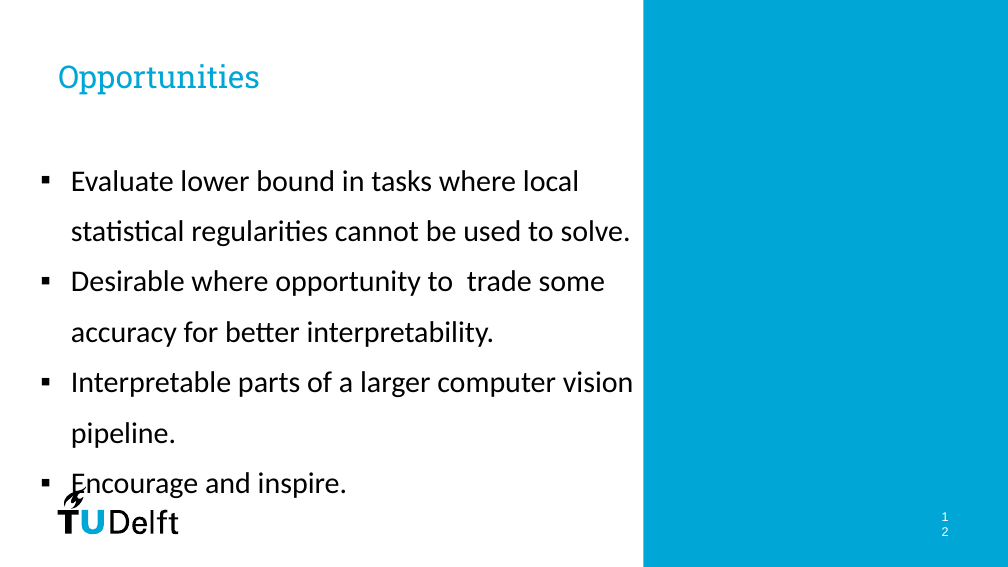
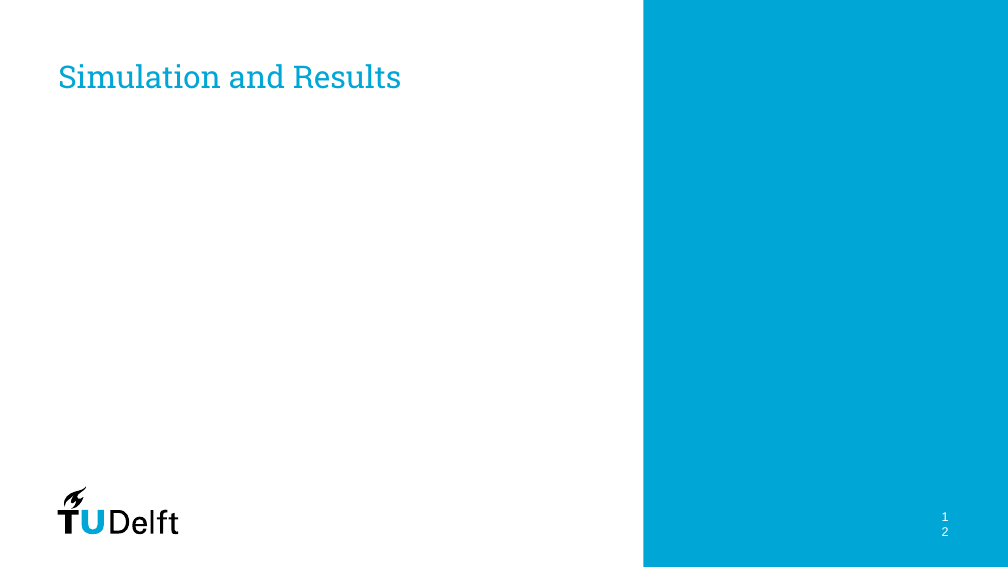
Before and after one commit to PavanPrasad-HG/Vehicle-Dynamics-Control, a slide deck: slide 12 of GP/Group5_GP/Group Presentation.pptx. Drawn at 1008x567 pixels with LibreOffice and Linux fonts; fonts in the diff are those of the drawing. Boxes give left, top, right and bottom in pixels: in the first picture for what was removed or moved away, otherwise in the second. Text is boxed around its words. In the diff, an @@ line names an element or a change of style, - is before the commit and + after.

Commit message:
Updated presentation

```diff
--- a/GP/Group5_GP/Group Presentation.pptx
+++ b/GP/Group5_GP/Group Presentation.pptx
@@ title at <box>58,64,402,89</box>: text changed @@
-Opportunities
+Simulation and Results
@@ text removed at <box>71,170,634,448</box> @@
-▪ Evaluate lower bound in tasks where local statistical regularities cannot be used to solve.
-▪ Desirable where opportunity to trade some accuracy for better interpretability.
-▪ Interpretable parts of a larger computer vision pipeline.
-▪ Encourage and inspire.
```
Also in this commit, not shown: 2 other slides changed, 4 slides added, 4 slides removed.
